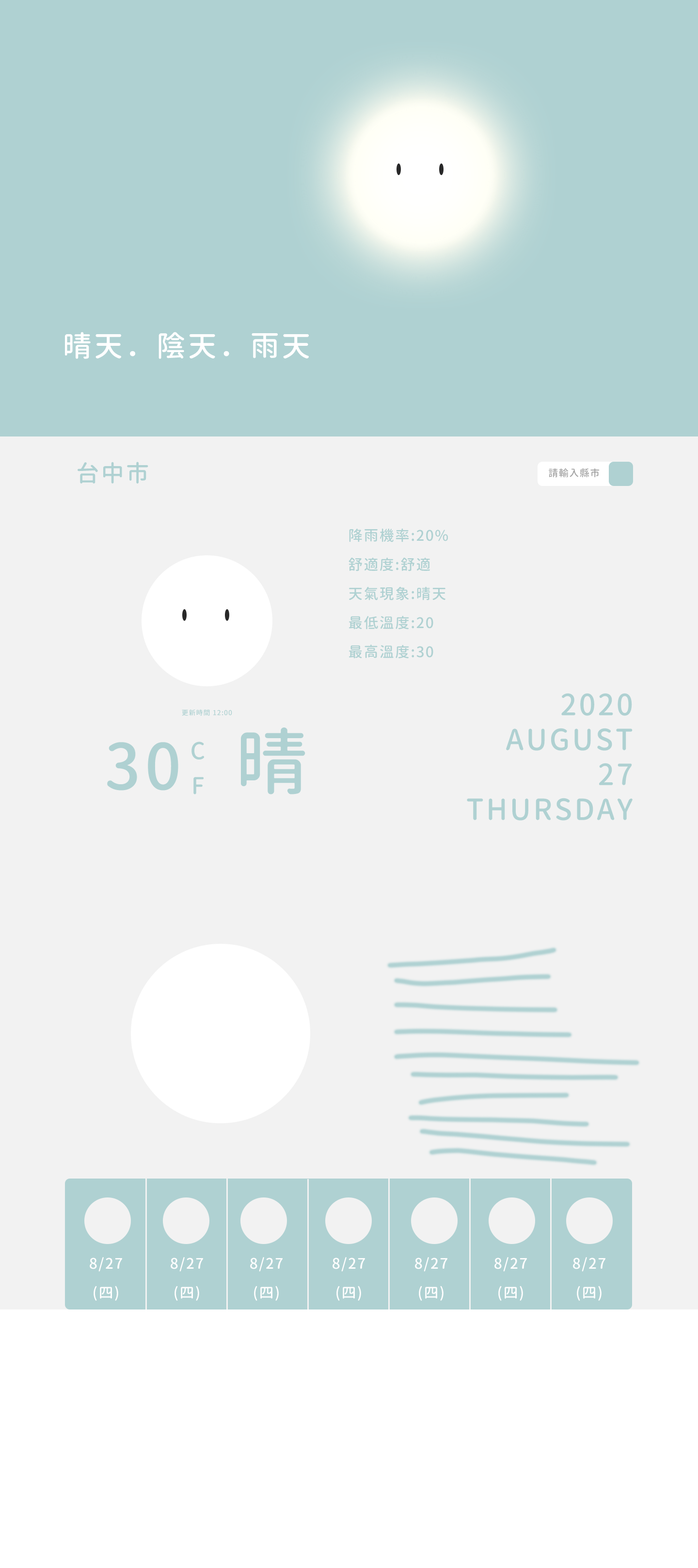
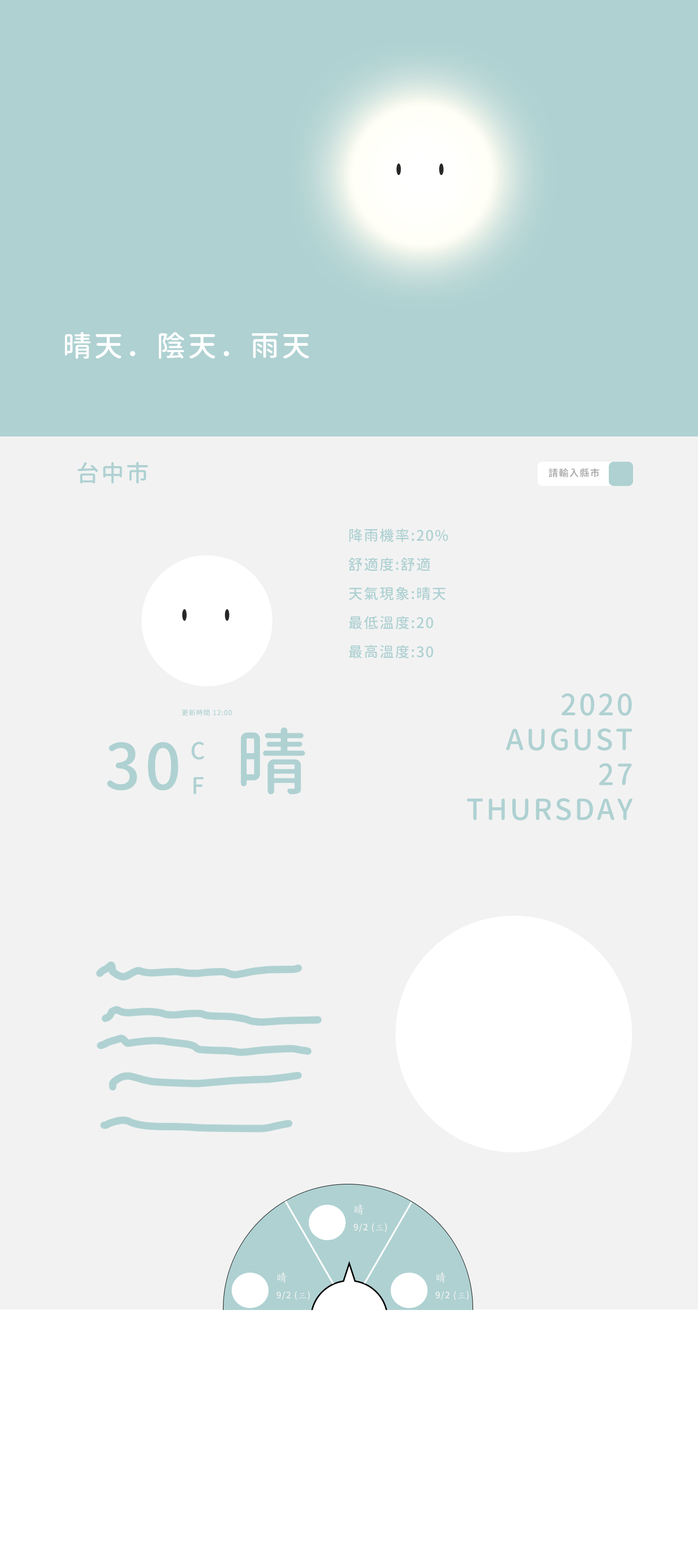
Layered file, before and after one edit (698×1568). Changes by layer:
added group "page2-2" with 14 layers in group "工作區域 1" over [95, 915, 633, 1310]
added layer "圖層 2" in group "page2-2" over [96, 960, 323, 1133]
added layer "橢圓 4" in group "page2-2" over [395, 915, 633, 1153]
added group "群組 3" (1st of 3, in "工作區域 1" › "page2-2") with 2 layers in group "page2-2" over [390, 1272, 469, 1309]
added layer "橢圓 5" (1st of 3, in "工作區域 1" › "page2-2" › "群組 3") in group "群組 3" over [390, 1272, 428, 1309]
added layer "晴 9/2 (三)" (1st of 3, in "工作區域 1" › "page2-2" › "群組 3") in group "群組 3" over [435, 1272, 469, 1301]
added group "群組 3" (2nd of 3, in "工作區域 1" › "page2-2") with 2 layers in group "page2-2" over [231, 1272, 310, 1309]
added layer "橢圓 5" (2nd of 3, in "工作區域 1" › "page2-2" › "群組 3") in group "群組 3" over [231, 1272, 269, 1309]
added layer "晴 9/2 (三)" (2nd of 3, in "工作區域 1" › "page2-2" › "群組 3") in group "群組 3" over [276, 1272, 310, 1301]
added group "群組 3" (3rd of 3, in "工作區域 1" › "page2-2") with 2 layers in group "page2-2" over [308, 1204, 388, 1241]
added layer "橢圓 5" (3rd of 3, in "工作區域 1" › "page2-2" › "群組 3") in group "群組 3" over [308, 1204, 346, 1241]
added layer "晴 9/2 (三)" (3rd of 3, in "工作區域 1" › "page2-2" › "群組 3") in group "群組 3" over [353, 1204, 388, 1233]
added layer "形狀 7 拷貝" in group "page2-2" over [284, 1200, 413, 1310]
added layer "多邊形 1" in group "page2-2" over [311, 1260, 388, 1310]
added layer "橢圓 3" in group "page2-2" over [223, 1183, 474, 1310]
renamed "page2" to "page2-1", hid the group it (19 layers) over [64, 943, 642, 1310]
